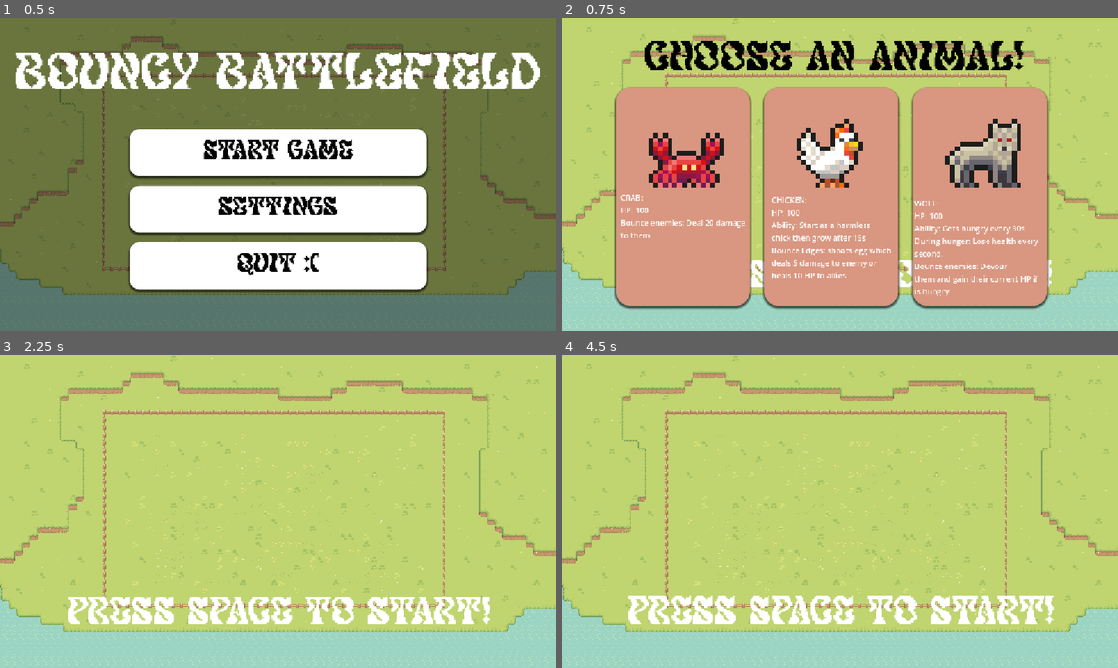
Above: before the commit, frames 1-4 (two rows, left to right).
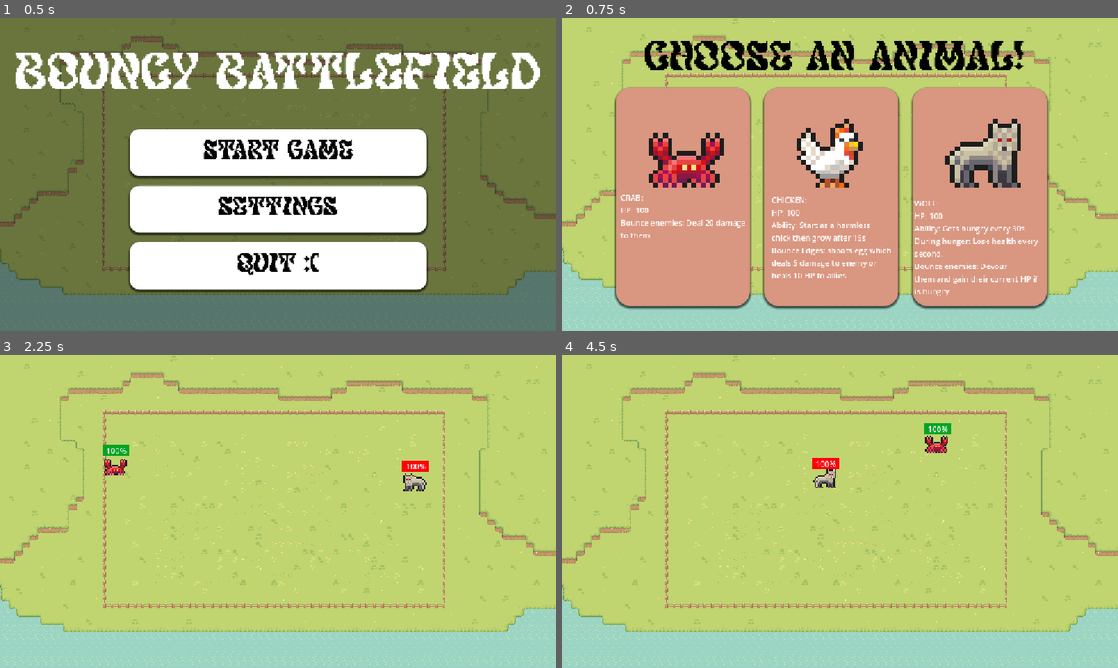
Above: after the commit, the same moments.

Repository: NNKD-Kevin/haven-project
Game: Godot game, scene res://scenes/main_menu.tscn
Same seed, same stepped clock (60 frames per second), same inputs: the game is played once before the commit and once after it.
Inputs (mouse positions are in pixels of both pictures, inside the frame that each line leads up to):
- Up to frame 1 (0.5 s): no input
- Up to frame 2 (0.75 s): click "START GAME" at 0.5 s
- Up to frame 3 (2.25 s): click (122, 533) at 1.25 s; tap Space (start) at 2 s; move the mouse to (400, 495) at 2.02 s; hold Right from 2.03 s (still down); hold Space (start) from 2.03 s (still down); click (400, 495) at 2.17 s
- Up to frame 4 (4.5 s): move the mouse to (728, 527) at 2.77 s; release Right at 2.78 s; release Space (start) at 2.78 s; hold Down 2.78-3.53 s; tap Space (start) at 2.85, 3.5 s; move the mouse to (895, 442) at 3.52 s; hold Right 3.53-4.28 s; hold Space (start) 3.53-4.28 s; tap Alt at 3.6 s; move the mouse to (812, 574) at 4.27 s; hold Q (speedup) from 4.28 s (still down); tap Shift at 4.35 s; click (812, 574) at 4.42 s

Frame 1 is identical in both runs. In frame 2, 0.4% of the frame differs, in the area x 33-89%, y 77-86%; in frame 3, 4.4%; in frame 4, 4.7%, in the area x 11-89%, y 21-86%.
Error before the commit: Parse Error: Expected indented block after "if" block. (res://script/stage_level.gd:64)

Commit message:
Update stage_level.gd

Diff:
--- a/haven-game/script/stage_level.gd
+++ b/haven-game/script/stage_level.gd
@@ -62,11 +62,11 @@
 
 func _input(event: InputEvent) -> void:
 	if event.is_action_pressed("start") and not Global.combat and Global.ready_to_start:
-	if center_container:
-		center_container.visible=false
-	var count = ceil(Global.level / 2.0)
-	for i in range(count):
-		spawn_type(ENEMY_TYPES.pick_random())
-	for animal in Global.animals:
-		spawn_type(animal)
-	Global.combat = true
+		if center_container:
+			center_container.visible=false
+		var count = ceil(Global.level / 2.0)
+		for i in range(count):
+			spawn_type(ENEMY_TYPES.pick_random())
+		for animal in Global.animals:
+			spawn_type(animal)
+		Global.combat = true
